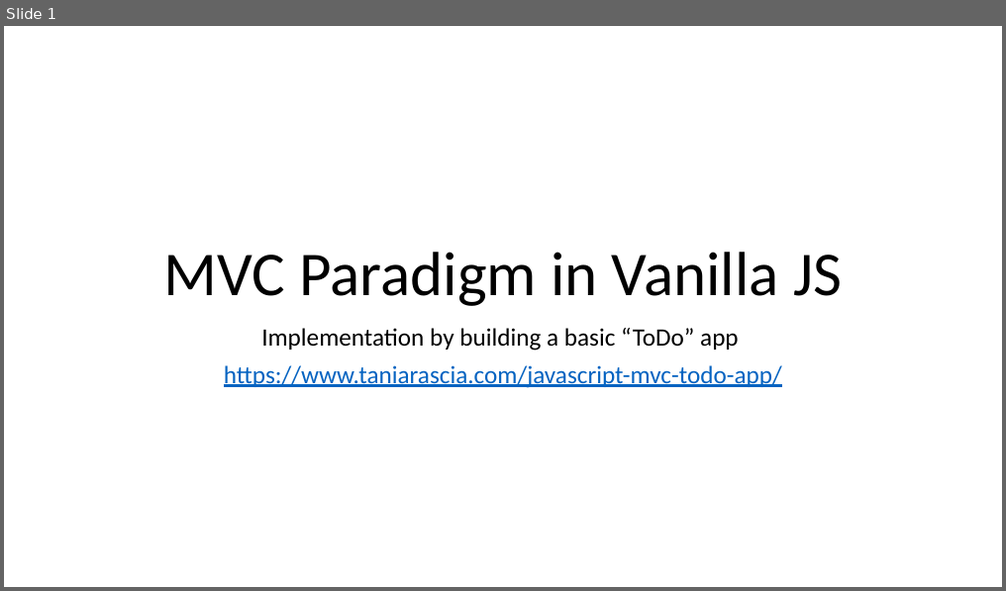
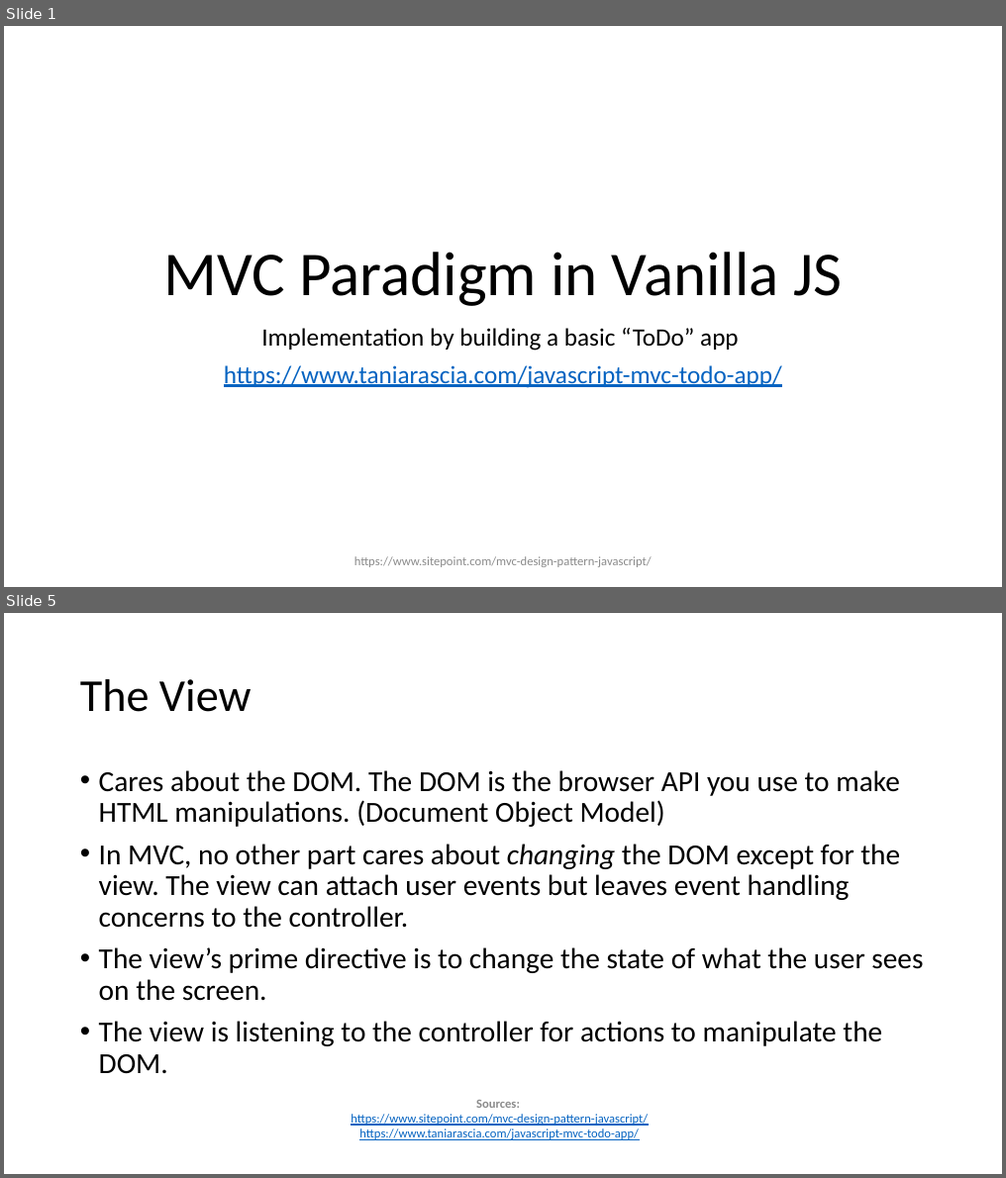
Before and after one commit to ctrachte/MVC-Vanilla-JS, a slide deck: MVC Paradigm in Vanilla JS.pptx. Shown one above the other, each under a label of ours: slide 1 before the commit, slides 1 and 5 after it; the slides between them are not shown. The pictures are 1006x591 and 1006x1178 pixels, drawn with LibreOffice and Linux fonts; fonts in the diff are those of the drawing. Boxes give left, top, right and bottom in pixels: in the first picture for what was removed or moved away, otherwise in the second. Text is boxed around its words. In the diff, an @@ line names an element or a change of style, - is before the commit and + after.

```diff
--- a/MVC Paradigm in Vanilla JS.pptx
+++ b/MVC Paradigm in Vanilla JS.pptx
@@ slide 5 added at (x1=4, y1=613, x2=1002, y2=1174), background #FFFFFF @@
@@ title added at (x1=80, y1=679, x2=252, y2=712), 44 pt, text #000000 @@
+The View
@@ text added at (x1=99, y1=770, x2=923, y2=1074), 28 pt, text #000000 @@
+• Cares about the DOM. The DOM is the browser API you use to make HTML manipulations. (Document Object Model)
+• In MVC, no other part cares about changing the DOM except for the view. The view can attach user events but leaves event handling concerns to the controller.
+• The view’s prime directive is to change the state of what the user sees on the screen.
+• The view is listening to the controller for actions to manipulate the DOM.
@@ text added at (x1=350, y1=1100, x2=648, y2=1141), 12 pt, text #0563C1, underline @@
+Sources:
+https://www.sitepoint.com/mvc-design-pattern-javascript/
+https://www.taniarascia.com/javascript-mvc-todo-app/
@@ slide 1 changed as well @@
@@ text added at (x1=354, y1=557, x2=651, y2=568), 12 pt, text #8C8C8C @@
+https://www.sitepoint.com/mvc-design-pattern-javascript/
```
Also in this commit, not shown: 3 other slides changed, 2 other slides added, 1 other file.
